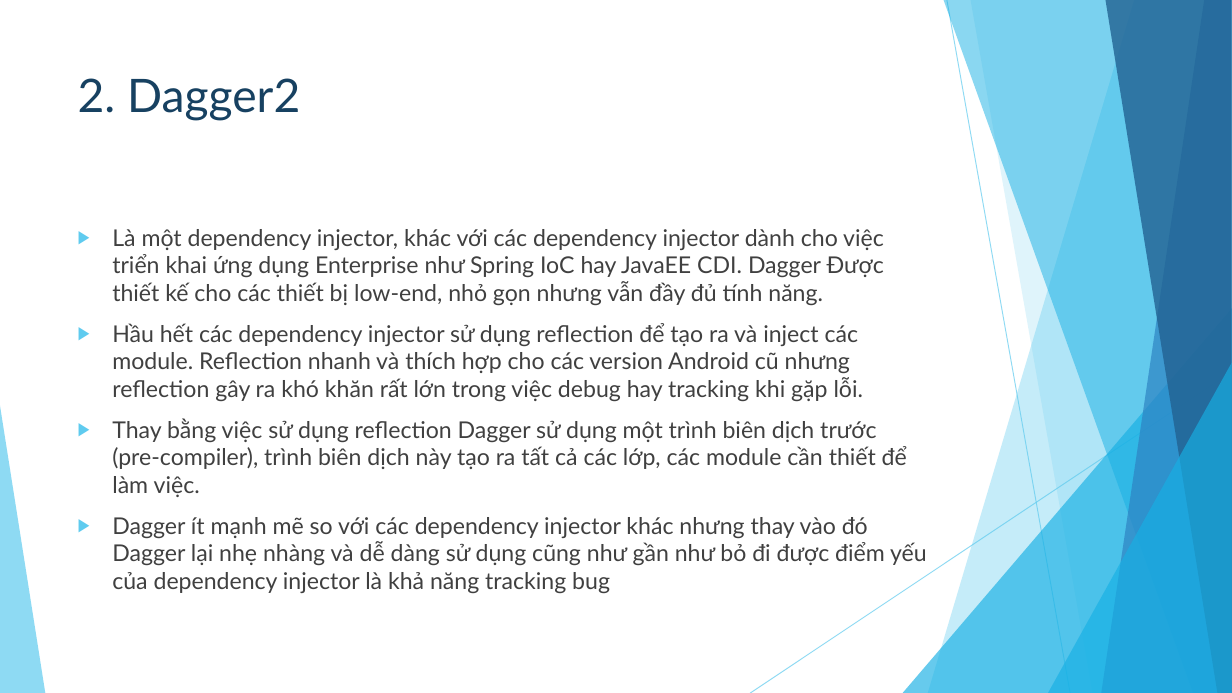
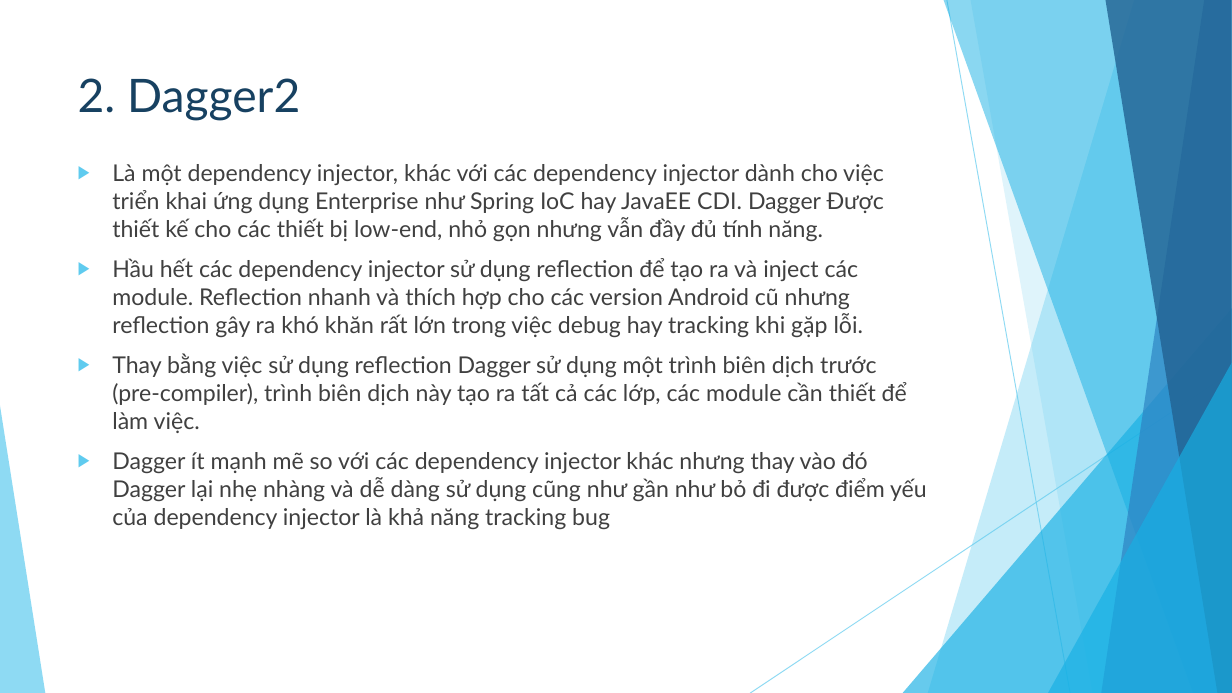
Before and after one commit to NguyenThanhCong1510331/Dagger2, a slide deck: slide 11 of Dagger2-Report.pptx. Drawn at 1232x693 pixels with LibreOffice and Linux fonts; fonts in the diff are those of the drawing. Boxes give left, top, right and bottom in pixels: in the first picture for what was removed or moved away, otherwise in the second. Text is boxed around its words. In the diff, an @@ line names an element or a change of style, - is before the commit and + after.

```diff
--- a/Dagger2-Report.pptx
+++ b/Dagger2-Report.pptx
@@ text "Là một dependency injector, khác ...": place and size @@
-text "Là một dependency injector, khác ..." at bbox=[112, 229, 927, 593]
+text "Là một dependency injector, khác ..." at bbox=[112, 164, 927, 529]
```
Also in this commit, not shown: 22 other slides changed, 6 slides added, 5 slides removed.
